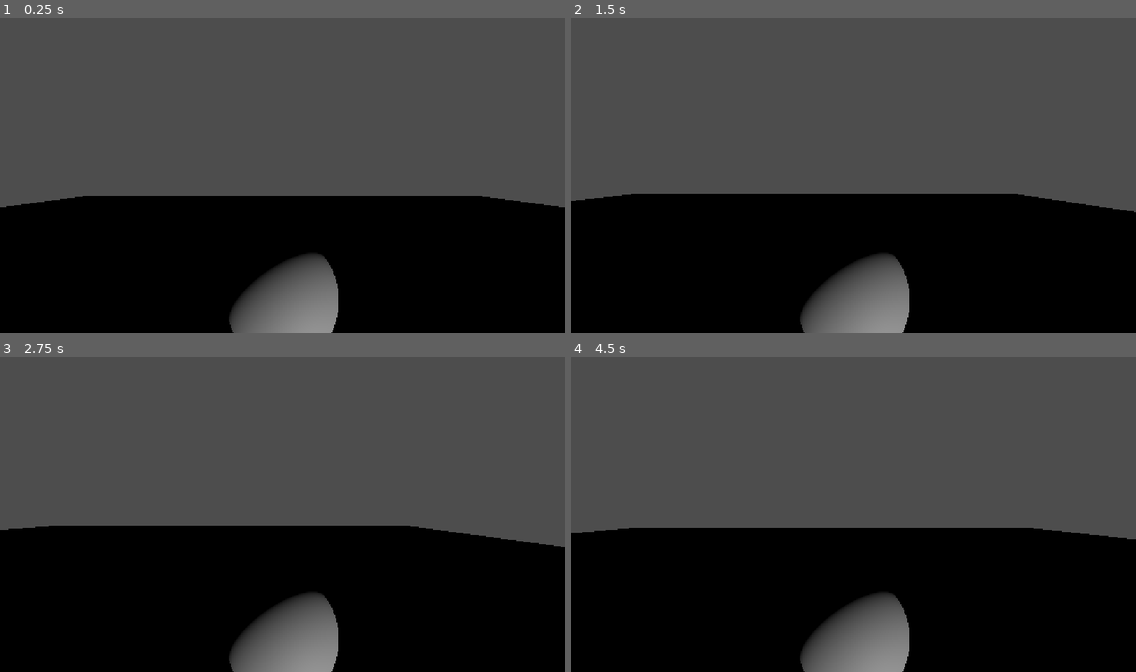
Above: before the commit, frames 1-4 (two rows, left to right).
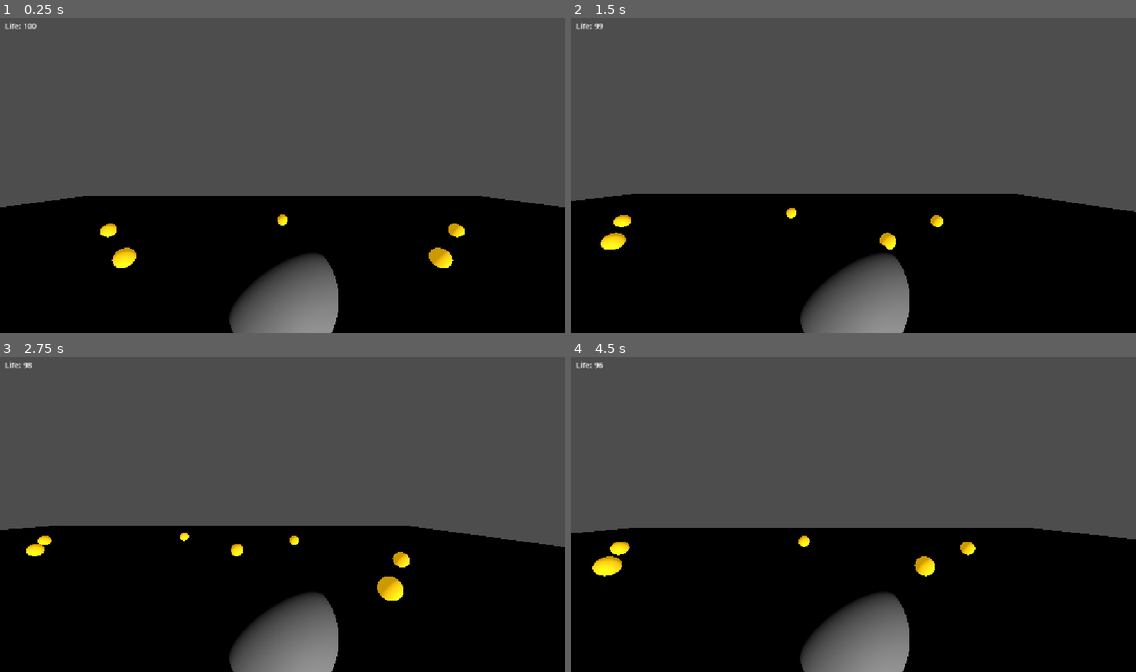
Above: after the commit, the same moments.

Repository: mokko/godothermes
Game: Godot game, scene res://main.tscn
Same seed, same stepped clock (60 frames per second), same inputs: the game is played once before the commit and once after it.
Inputs:
- Up to frame 1 (0.25 s): no input
- Up to frame 2 (1.5 s): hold D (move_right) 0.53-1.28 s; tap Space (jump) at 0.77 s; hold S (move_back) from 1.28 s (still down)
- Up to frame 3 (2.75 s): tap Space (jump) at 1.52 s; release S (move_back) at 2.03 s; hold D (move_right) from 2.03 s (still down)
- Up to frame 4 (4.5 s): release D (move_right) at 2.78 s; hold W (move_forward) 2.78-3.53 s; tap Space (jump) at 3.02, 3.77 s; hold A (move_left) from 3.53 s (still down)

The runs differ from the first frame. In frame 1, 0.7% of the frame differs, in the area x 0-83%, y 1-80%; in frame 2, 0.6%; in frame 3, 0.8%, in the area x 0-73%, y 1-78%; in frame 4, 0.7%.

Commit message:
Add life system, HUD, and 15 collectible orbs
- Player starts with 100 HP, loses 1/sec
- Life displayed in top-left HUD label
- 15 glowing orbs scattered on map
- Picking up an orb heals +30 HP (cap 100)
- Orbs spin and bob for visibility

Diff:
--- a/main.tscn
+++ b/main.tscn
@@ -1,6 +1,7 @@
-[gd_scene format=3 uid="uid://bma1n0000001"]
+[gd_scene load_steps=5 format=3 uid="uid://bma1n0000001"]
 
 [ext_resource type="PackedScene" uid="uid://bp1ayer000000" path="res://player.tscn" id="1_player"]
+[ext_resource type="PackedScene" path="res://orb.tscn" id="2_orb"]
 
 [sub_resource type="PlaneMesh" id="PlaneMesh_ground"]
 size = Vector2(50, 50)
@@ -20,5 +21,61 @@
 [node name="CollisionShape3D" type="CollisionShape3D" parent="Ground/StaticBody3D" unique_id=859050048]
 shape = SubResource("WorldBoundaryShape3D_ground")
 
+[node name="HUD" type="CanvasLayer" parent="."]
+
+[node name="LifeLabel" type="Label" parent="HUD" groups=["life_label"]]
+offset_left = 10.0
+offset_top = 10.0
+offset_right = 200.0
+offset_bottom = 40.0
+text = "Life: 100"
+
 [node name="Player" parent="." unique_id=1305561506 instance=ExtResource("1_player")]
 transform = Transform3D(1, 0, 0, 0, 1, 0, 0, 0, 1, 0, 1.2, 0)
+
+[node name="Orbs" type="Node3D" parent="."]
+
+[node name="Orb1" parent="Orbs" instance=ExtResource("2_orb")]
+transform = Transform3D(1, 0, 0, 0, 1, 0, 0, 0, 1, 5, 0.5, -5)
+
+[node name="Orb2" parent="Orbs" instance=ExtResource("2_orb")]
+transform = Transform3D(1, 0, 0, 0, 1, 0, 0, 0, 1, -5, 0.5, -5)
+
+[node name="Orb3" parent="Orbs" instance=ExtResource("2_orb")]
+transform = Transform3D(1, 0, 0, 0, 1, 0, 0, 0, 1, 5, 0.5, 5)
+
+[node name="Orb4" parent="Orbs" instance=ExtResource("2_orb")]
+transform = Transform3D(1, 0, 0, 0, 1, 0, 0, 0, 1, -5, 0.5, 5)
+
+[node name="Orb5" parent="Orbs" instance=ExtResource("2_orb")]
+transform = Transform3D(1, 0, 0, 0, 1, 0, 0, 0, 1, 10, 0.5, 0)
+
+[node name="Orb6" parent="Orbs" instance=ExtResource("2_orb")]
+transform = Transform3D(1, 0, 0, 0, 1, 0, 0, 0, 1, -10, 0.5, 0)
+
+[node name="Orb7" parent="Orbs" instance=ExtResource("2_orb")]
+transform = Transform3D(1, 0, 0, 0, 1, 0, 0, 0, 1, 0, 0.5, -10)
+
+[node name="Orb8" parent="Orbs" instance=ExtResource("2_orb")]
+transform = Transform3D(1, 0, 0, 0, 1, 0, 0, 0, 1, 0, 0.5, 10)
+
+[node name="Orb9" parent="Orbs" instance=ExtResource("2_orb")]
+transform = Transform3D(1, 0, 0, 0, 1, 0, 0, 0, 1, 8, 0.5, -8)
+
+[node name="Orb10" parent="Orbs" instance=ExtResource("2_orb")]
+transform = Transform3D(1, 0, 0, 0, 1, 0, 0, 0, 1, -8, 0.5, -8)
+
+[node name="Orb11" parent="Orbs" instance=ExtResource("2_orb")]
+transform = Transform3D(1, 0, 0, 0, 1, 0, 0, 0, 1, 8, 0.5, 8)
+
+[node name="Orb12" parent="Orbs" instance=ExtResource("2_orb")]
+transform = Transform3D(1, 0, 0, 0, 1, 0, 0, 0, 1, -8, 0.5, 8)
+
+[node name="Orb13" parent="Orbs" instance=ExtResource("2_orb")]
+transform = Transform3D(1, 0, 0, 0, 1, 0, 0, 0, 1, 12, 0.5, -3)
+
+[node name="Orb14" parent="Orbs" instance=ExtResource("2_orb")]
+transform = Transform3D(1, 0, 0, 0, 1, 0, 0, 0, 1, -12, 0.5, 3)
+
+[node name="Orb15" parent="Orbs" instance=ExtResource("2_orb")]
+transform = Transform3D(1, 0, 0, 0, 1, 0, 0, 0, 1, 3, 0.5, 12)
--- /dev/null
+++ b/orb.gd
@@ -0,0 +1,20 @@
+extends Area3D
+
+var _base_y: float
+
+
+func _ready() -> void:
+	_base_y = position.y
+	body_entered.connect(_on_body_entered)
+
+
+func _process(delta: float) -> void:
+	# Gentle spin and bob for visual appeal.
+	rotation.y += delta * 2.0
+	position.y = _base_y + sin(Time.get_ticks_msec() * 0.002) * 0.15
+
+
+func _on_body_entered(body: Node) -> void:
+	if body.is_in_group("player"):
+		body.heal(30.0)
+		queue_free()
--- /dev/null
+++ b/orb.tscn
@@ -0,0 +1,25 @@
+[gd_scene load_steps=4 format=3]
+
+[ext_resource type="Script" path="res://orb.gd" id="1_orb"]
+
+[sub_resource type="StandardMaterial3D" id="OrbMaterial"]
+albedo_color = Color(1, 0.85, 0, 1)
+emission_enabled = true
+emission = Color(0.8, 0.6, 0, 1)
+
+[sub_resource type="SphereMesh" id="SphereMesh_orb"]
+material = SubResource("OrbMaterial")
+radius = 0.3
+height = 0.6
+
+[sub_resource type="SphereShape3D" id="SphereShape3D_orb"]
+radius = 0.4
+
+[node name="Orb" type="Area3D"]
+script = ExtResource("1_orb")
+
+[node name="MeshInstance3D" type="MeshInstance3D" parent="."]
+mesh = SubResource("SphereMesh_orb")
+
+[node name="CollisionShape3D" type="CollisionShape3D" parent="."]
+shape = SubResource("SphereShape3D_orb")
--- a/player.gd
+++ b/player.gd
@@ -2,11 +2,30 @@
 
 const SPEED = 5.0
 const JUMP_VELOCITY = 4.5
+const MAX_LIFE = 100.0
+const LIFE_DRAIN_PER_SEC = 1.0
+const ORB_HEAL = 30.0
 
 var gravity: float = ProjectSettings.get_setting("physics/3d/default_gravity")
 
+var life: float = MAX_LIFE
+var _drain_accum: float = 0.0
+
+@onready var life_label: Label = get_tree().get_first_node_in_group("life_label")
+
+
+func _ready() -> void:
+	_update_hud()
+
 
 func _physics_process(delta: float) -> void:
+	# Drain 1 life point per second.
+	_drain_accum += delta
+	while _drain_accum >= 1.0:
+		life -= LIFE_DRAIN_PER_SEC
+		_drain_accum -= 1.0
+	_update_hud()
+
 	# Apply gravity when airborne.
 	if not is_on_floor():
 		velocity.y -= gravity * delta
@@ -27,3 +46,13 @@
 		velocity.z = move_toward(velocity.z, 0.0, SPEED)
 
 	move_and_slide()
+
+
+func heal(amount: float) -> void:
+	life = min(life + amount, MAX_LIFE)
+	_update_hud()
+
+
+func _update_hud() -> void:
+	if life_label:
+		life_label.text = "Life: %d" % int(ceil(life))
--- a/player.tscn
+++ b/player.tscn
@@ -12,7 +12,7 @@
 
 [sub_resource type="SphereMesh" id="SphereMesh_ayxlv"]
 
-[node name="Player" type="CharacterBody3D" unique_id=1349096873]
+[node name="Player" type="CharacterBody3D" unique_id=1349096873 groups=["player"]]
 script = ExtResource("1_player")
 
 [node name="MeshInstance3D" type="MeshInstance3D" parent="." unique_id=1179555768]
Not shown: 1 places in player.tscn that only renumber resources
